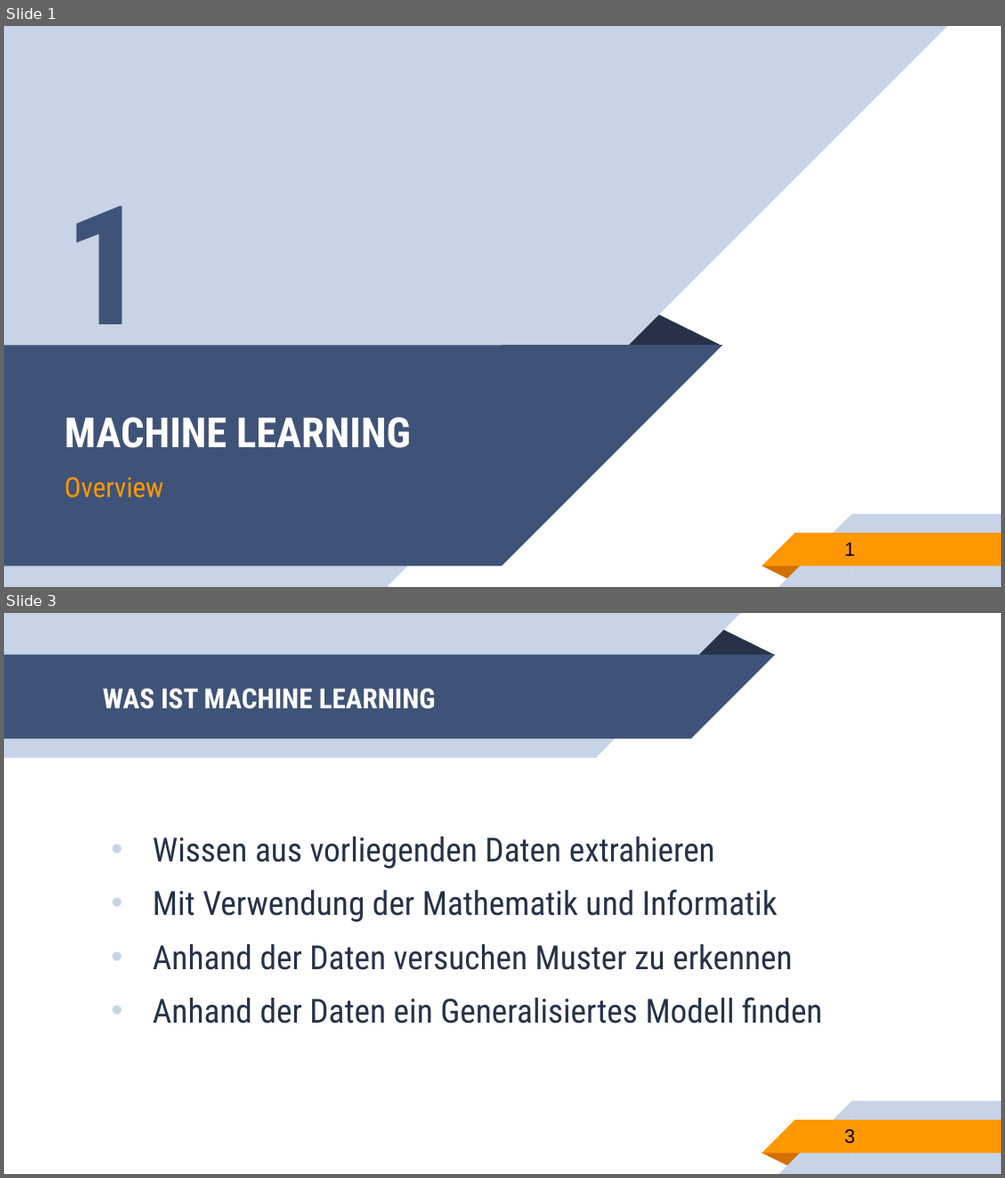
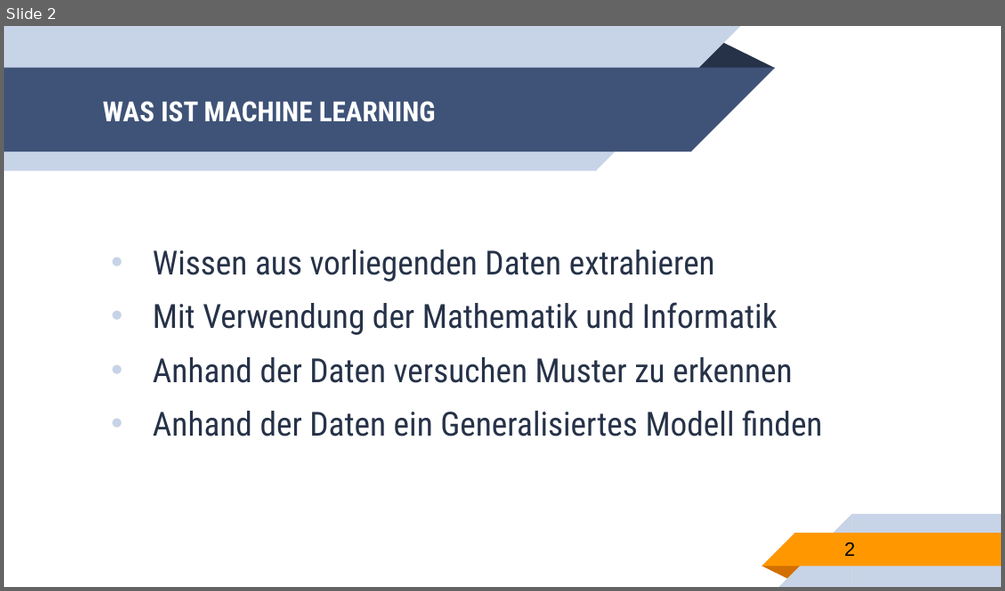
Before and after one commit to franneck94/UdemyTF, a slide deck: lectures/Chapter3/MachineLearningOverview.pptx. Shown one above the other, each under a label of ours: slides 1 and 3 before the commit, slide 2 after it; the slides between them are not shown. The pictures are 1005x1178 and 1005x591 pixels, drawn with LibreOffice and Linux fonts; fonts in the diff are those of the drawing. Boxes give left, top, right and bottom in pixels: in the first picture for what was removed or moved away, otherwise in the second. Text is boxed around its words. In the diff, an @@ line names an element or a change of style, - is before the commit and + after.

```diff
--- a/lectures/Chapter3/MachineLearningOverview.pptx
+++ b/lectures/Chapter3/MachineLearningOverview.pptx
@@ slide 1 removed at (4,26,1001,587), background #FFFFFF; not listed: 5 template elements that a slide beside it also shows @@
@@ rectangle removed at (4,26,388,586) @@
@@ right triangle removed at (388,26,948,585) @@
@@ text removed at (65,206,148,362) @@
-1
@@ triangle removed at (625,313,721,345) @@
@@ rectangle removed at (4,345,502,566) @@
@@ right triangle removed at (502,345,723,566) @@
@@ title removed at (65,417,411,448) @@
-MACHINE LEARNING
@@ subtitle removed at (65,476,163,498) @@
-Overview
@@ page number removed at (844,542,855,556) @@
-1
@@ what was slide 3 is now slide 2 @@
@@ page number at (844,541,855,556): text changed @@
-3
+2
```
Also in this commit, not shown: 1 slide changed, 1 other slide removed, 4 other files.
